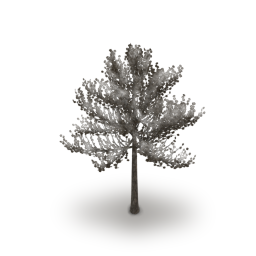
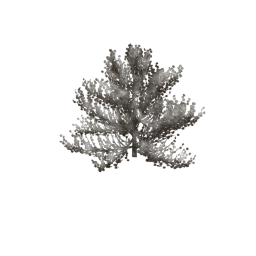
Comparing the layer stacks of the two 256×256 images. Changes:
moved "Layer 0 copy" above "Layer 5" over bbox(131, 154, 138, 173)
hid "Layer 5" over bbox(129, 154, 140, 215)
hid "Layer 4" over bbox(126, 202, 144, 218)
hid "Layer 0 copy 2" over bbox(56, 178, 210, 249)
hid "Layer 0" over bbox(56, 170, 210, 247)
hid "Layer 1 copy" over bbox(56, 154, 210, 249)
